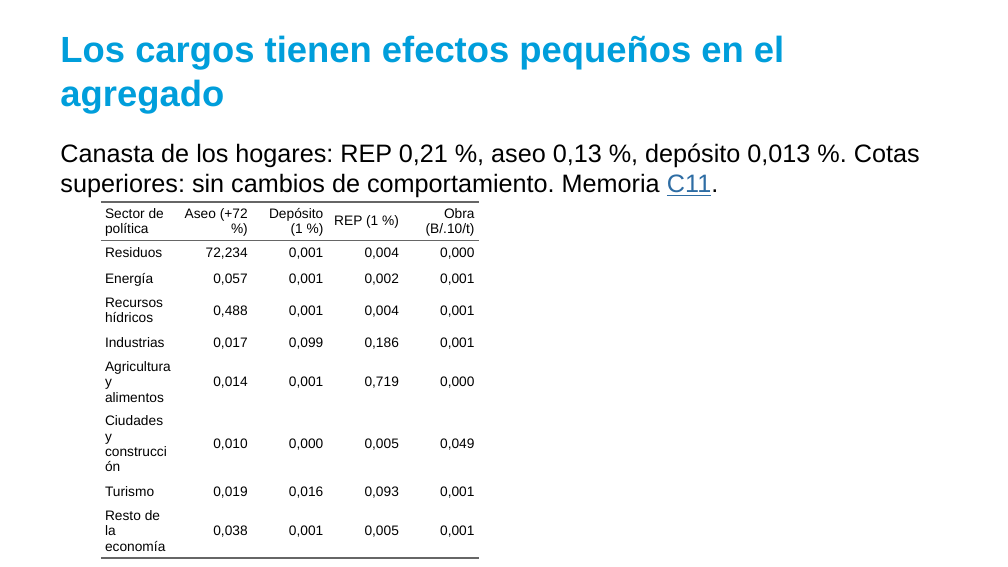
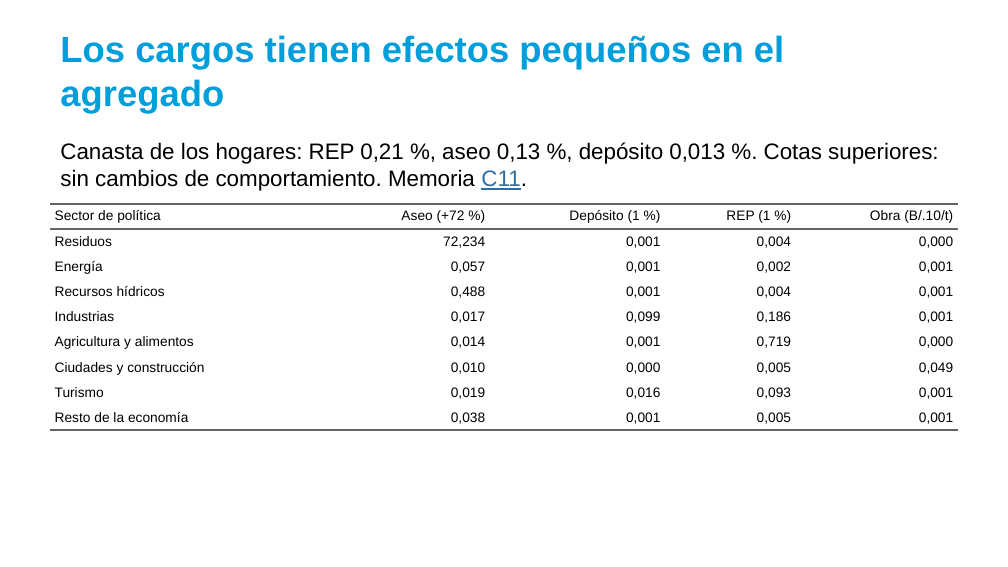
Before and after one commit to renatovargas/pan-ecirc, a slide deck: slide 22 of docs/slides/02-factibilidad/02-factibilidad.pptx. Drawn at 1008x567 pixels with LibreOffice and Linux fonts; fonts in the diff are those of the drawing. Boxes give left, top, right and bottom in pixels: in the first picture for what was removed or moved away, otherwise in the second. Text is boxed around its words. In the diff, an @@ line names an element or a change of style, - is before the commit and + after.

```diff
--- a/docs/slides/02-factibilidad/02-factibilidad.pptx
+++ b/docs/slides/02-factibilidad/02-factibilidad.pptx
@@ text "Canasta de los hogares: REP ..." at <box>60,142,938,191</box>: size 18 to 16 pt @@
@@ table: place and size @@
-table at <box>101,202,479,567</box>
+table at <box>50,204,959,567</box>
```
Also in this commit, not shown: 27 other slides changed, 12 other files.
